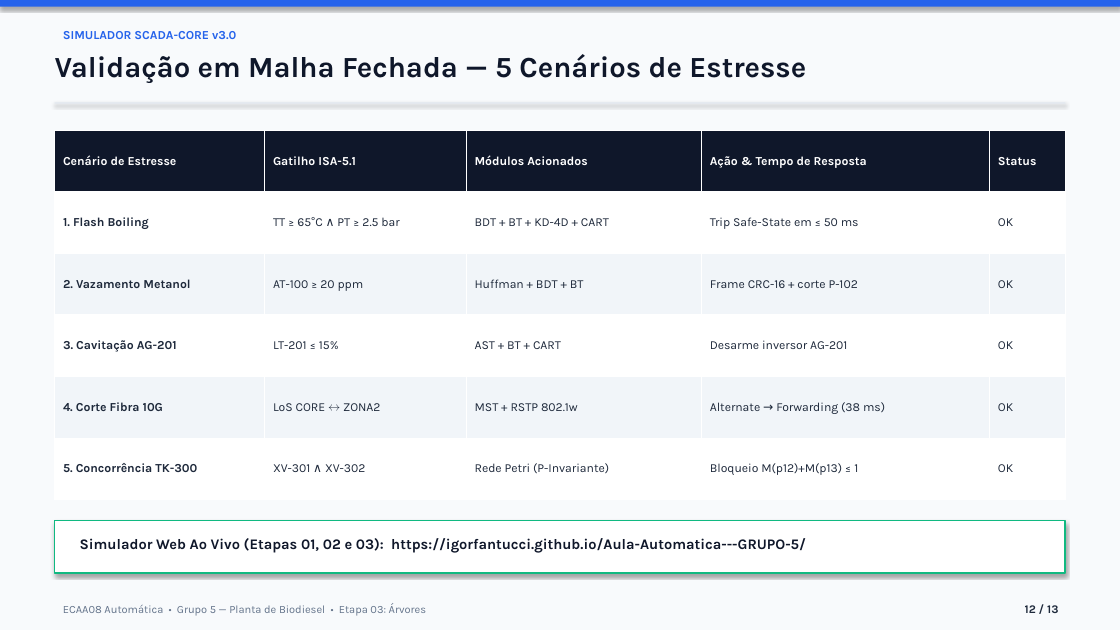
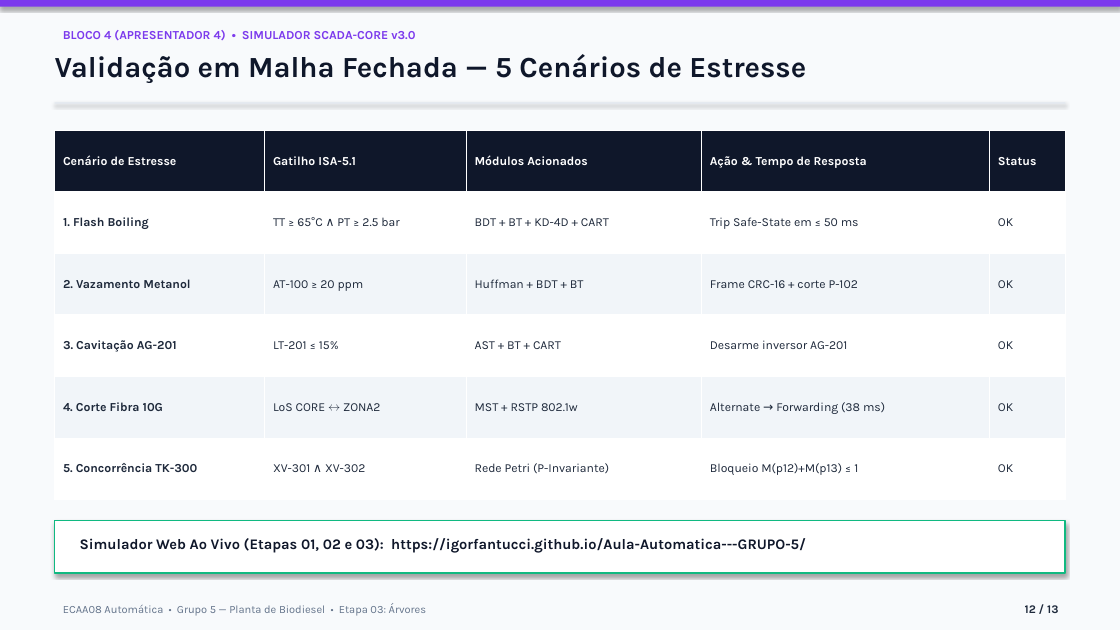
Before and after one commit to igorfantucci/Aula-Automatica---GRUPO-5, a slide deck: slide 12 of etapa-03-arvores/apresentacao_etapa_03.pptx. Drawn at 1120x630 pixels with LibreOffice and Linux fonts; fonts in the diff are those of the drawing. Boxes give left, top, right and bottom in pixels: in the first picture for what was removed or moved away, otherwise in the second. Text is boxed around its words. In the diff, an @@ line names an element or a change of style, - is before the commit and + after.

```diff
--- a/etapa-03-arvores/apresentacao_etapa_03.pptx
+++ b/etapa-03-arvores/apresentacao_etapa_03.pptx
@@ rectangle at [0, 0, 1120, 7]: fill #2563EB to #7C3AED @@
@@ text at [63, 30, 415, 40]: text changed; text colour #2563EB to #7C3AED @@
-SIMULADOR SCADA-CORE v3.0
+BLOCO 4 (APRESENTADOR 4) • SIMULADOR SCADA-CORE v3.0
```
Also in this commit, not shown: 11 other slides changed, 1 slide added, 1 slide removed, 4 other files.
